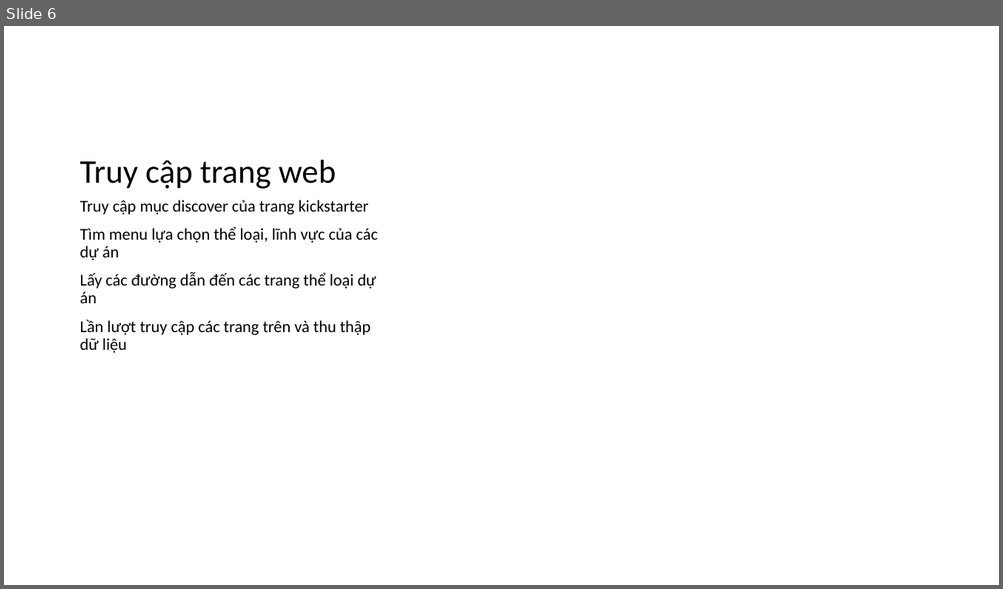
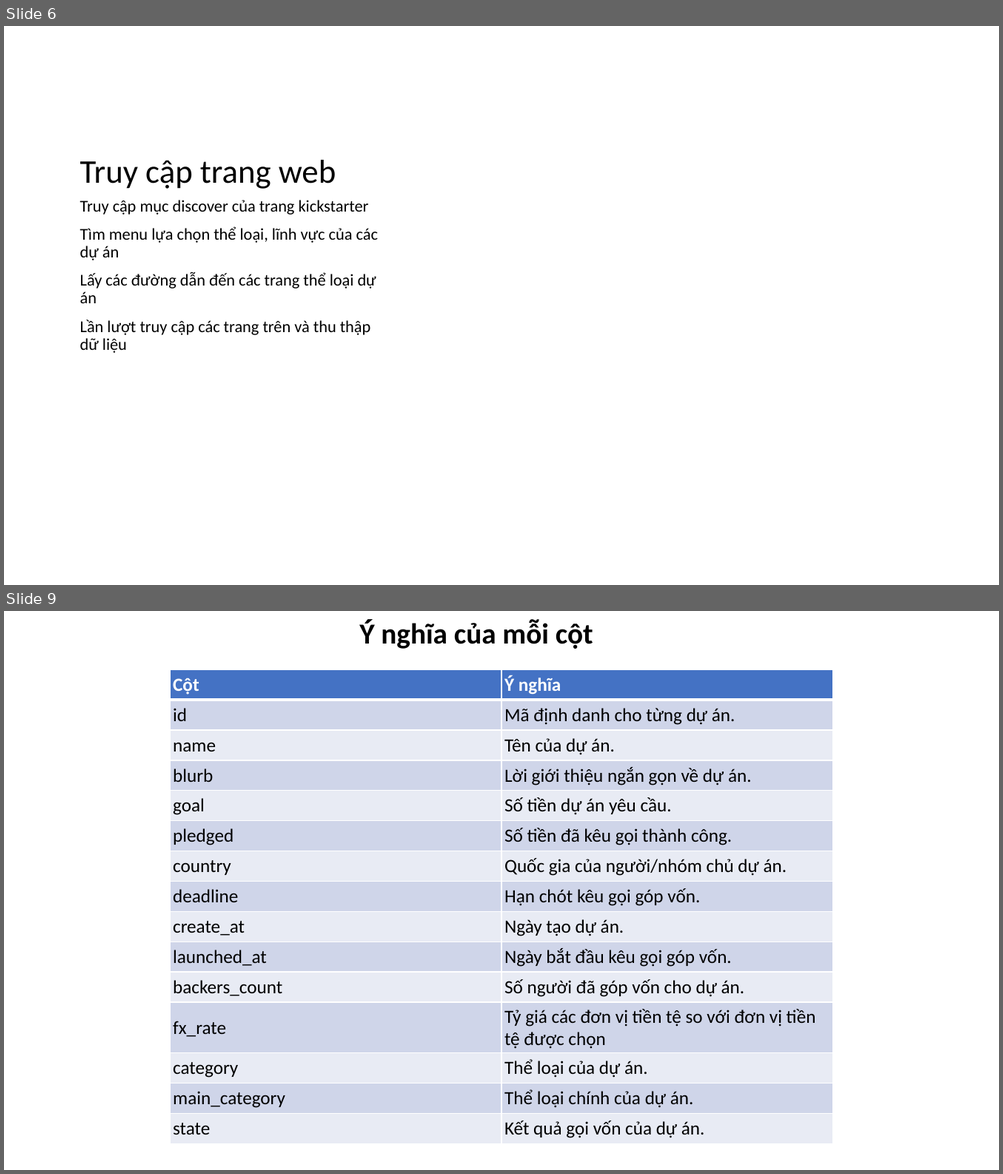
Before and after one commit to XQuyTran/DataScience_Project_HCMUS, a slide deck: presentation/report.pptx. Shown one above the other, each under a label of ours: slide 6 before the commit, slides 6 and 9 after it; the slides between them are not shown. The pictures are 1003x589 and 1003x1174 pixels, drawn with LibreOffice and Linux fonts; fonts in the diff are those of the drawing. Boxes give left, top, right and bottom in pixels: in the first picture for what was removed or moved away, otherwise in the second. Text is boxed around its words. In the diff, an @@ line names an element or a change of style, - is before the commit and + after.

```diff
--- a/presentation/report.pptx
+++ b/presentation/report.pptx
@@ slide 9 added at [4, 611, 999, 1170], background #FFFFFF @@
@@ text added at [359, 619, 593, 649], 28 pt, text #000000, bold @@
+Ý nghĩa của mỗi cột
@@ table added at [170, 670, 832, 1145], 15 rows, 2 columns @@
+Cột | Ý nghĩa
+id | Mã định danh cho từng dự án.
+name | Tên của dự án.
+blurb | Lời giới thiệu ngắn gọn về dự án.
+goal | Số tiền dự án yêu cầu.
+pledged | Số tiền đã kêu gọi thành công.
+country | Quốc gia của người/nhóm chủ dự án.
+deadline | Hạn chót kêu gọi góp vốn.
+create_at | Ngày tạo dự án.
+launched_at | Ngày bắt đầu kêu gọi góp vốn.
+backers_count | Số người đã góp vốn cho dự án.
+fx_rate | Tỷ giá các đơn vị tiền tệ so với đơn vị tiền tệ được chọn
+category | Thể loại của dự án.
+main_category | Thể loại chính của dự án.
+state | Kết quả gọi vốn của dự án.
```
Also in this commit, not shown: 1 slide changed, 5 other slides added.
